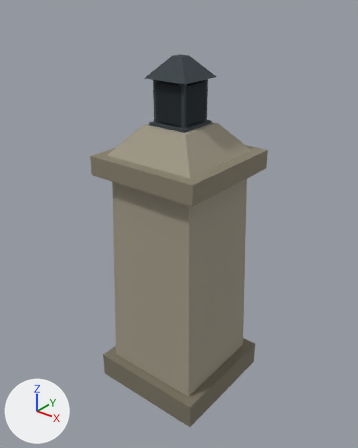
Before and after pictures for a commit that changed the glTF model models/lowpoly/lp_court_gate_pier.glb.
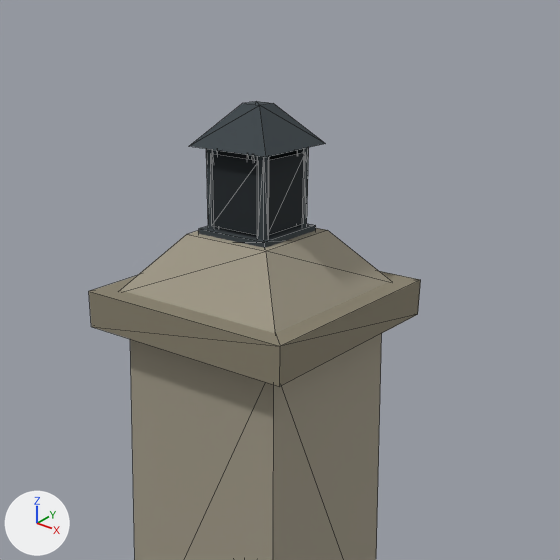
Each version is shown whole from a camera (50 mm lens) standing at (3.3, -4.15, 4.76) and looking at (-0.01, -0.02, 2.2), then close up on the part from 12% to 96% of the width and 0% to 67% of the height. Arrows for +X, +Y and +Z are at lower left; the lights stay in place. The first two pictures are the older version. The close-ups show mesh edges as thin lines. Vertices at exactly the same position are counted once.

Objects in the first close-up: 'lp_court_gate_pier'.
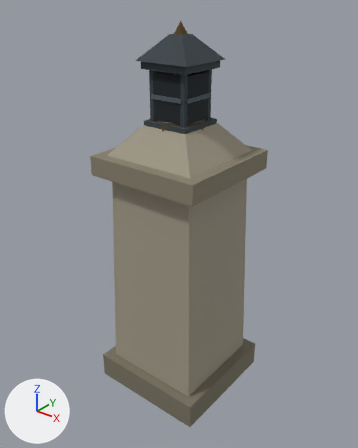
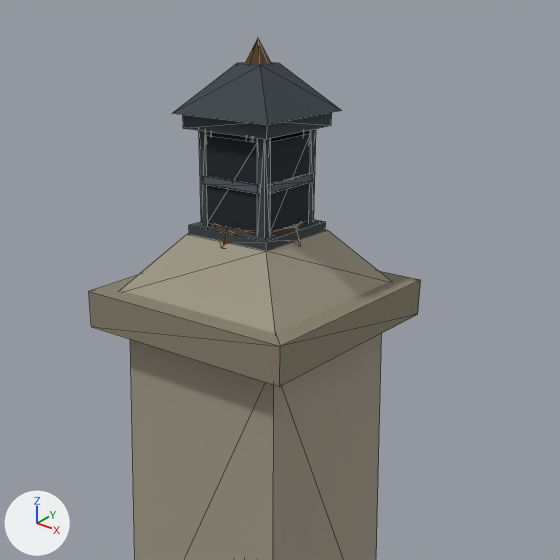
Edits to the bpy script that builds the scene:
```text
Change me_lp_court_gate_pier:
    used by ob_lp_court_gate_pier; location = (0.0, 0.0, 0.0)
    remove me_lp_court_gate_pier.from_pydata(...)  # 96 vertices, 122 faces; spans x -0.73..0.73, y -0.73..0.73, z 0.0..4.1
    add me_lp_court_gate_pier.from_pydata(...)  # 161 vertices, 224 faces; spans x -0.73..0.73, y -0.73..0.73, z 0.0..4.43
    me_lp_court_gate_pier part 1: a new loose piece, a box spanning x 0.223..0.245, y -0.195..0.195, z 3.678..3.723, in mat_lowpoly_palette (picture img_palette_atlas)
    me_lp_court_gate_pier part 2: a new loose piece, a box spanning x -0.195..0.195, y -0.245..-0.223, z 3.678..3.723, in mat_lowpoly_palette (picture img_palette_atlas)
    me_lp_court_gate_pier part 3: a new loose piece, a box spanning x -0.29..0.29, y -0.29..0.29, z 3.975..4.065, in mat_lowpoly_palette (picture img_palette_atlas)
    me_lp_court_gate_pier part 4: the loose piece of 8 vertices spanning x -0.27..0.27, y -0.27..0.27, z 3.88..4.1 is copied, and the copy is scaled about its middle by (1.23, 1.23, 1.14), then moved by (0.0, 0.0, 0.19); it spans x -0.33..0.33, y -0.33..0.33, z 4.05..4.3
    me_lp_court_gate_pier part 5: a new loose piece, an 8-sided cone pointing to +z spanning x -0.09..0.09, y -0.09..0.09, z 4.28..4.43, in mat_lowpoly_palette (picture img_palette_atlas)
    me_lp_court_gate_pier part 6: the loose piece of 4 vertices spanning x -0.2, y -0.17..0.17, z 3.44..3.84 is deleted
    me_lp_court_gate_pier part 7: the loose piece of 4 vertices spanning x 0.2, y -0.17..0.17, z 3.44..3.84 is deleted
    me_lp_court_gate_pier part 8
    23 vertices are removed from x -0.27..0.2, y -0.27..0.2, z 3.38..4.1
    38 faces are deleted
    33 vertices move from x -0.27..0.27, y -0.27..0.27, z 3.34..3.9 to x -0.28..0.28, y -0.31..0.31, z 3.34..4.01
    26 vertices are added at x -0.31..0.31, y -0.27..0.27, z 3.36..4.01
    6 new vertices lie (0.05, 0.0, 0.0) away from vertices in x -0.23..0.18, y -0.23..0.23, z 3.39..4.01
    7 new vertices lie (0.0, 0.0, 0.48) away from vertices in x -0.27..0.27, y -0.23..0.27, z 3.46..3.88
    60 new faces join them
    other edits to the shape of me_lp_court_gate_pier do not show in these pictures
```

Location of each change, [x1, y1, x2, y2] in pixels of the close-ups (560 x 560 px):
'lp_court_gate_pier', reshaped
    before: [89, 101, 421, 560]
    after: [89, 39, 421, 560]
part 1 of me_lp_court_gate_pier, added
    after: [269, 173, 314, 193]
part 2 of me_lp_court_gate_pier, added
    after: [203, 176, 260, 194]
part 3 of me_lp_court_gate_pier, added
    after: [183, 113, 332, 139]
part 4 of me_lp_court_gate_pier, added
    after: [173, 62, 342, 125]
part 5 of me_lp_court_gate_pier, added
    after: [245, 39, 271, 64]
part 6 of me_lp_court_gate_pier, deleted (mostly hidden)
    before: [218, 151, 247, 159]
part 7 of me_lp_court_gate_pier, deleted
    before: [268, 152, 306, 235]
part 8 of me_lp_court_gate_pier, built on
    before: [190, 101, 326, 248]
    after: [189, 129, 326, 251]
